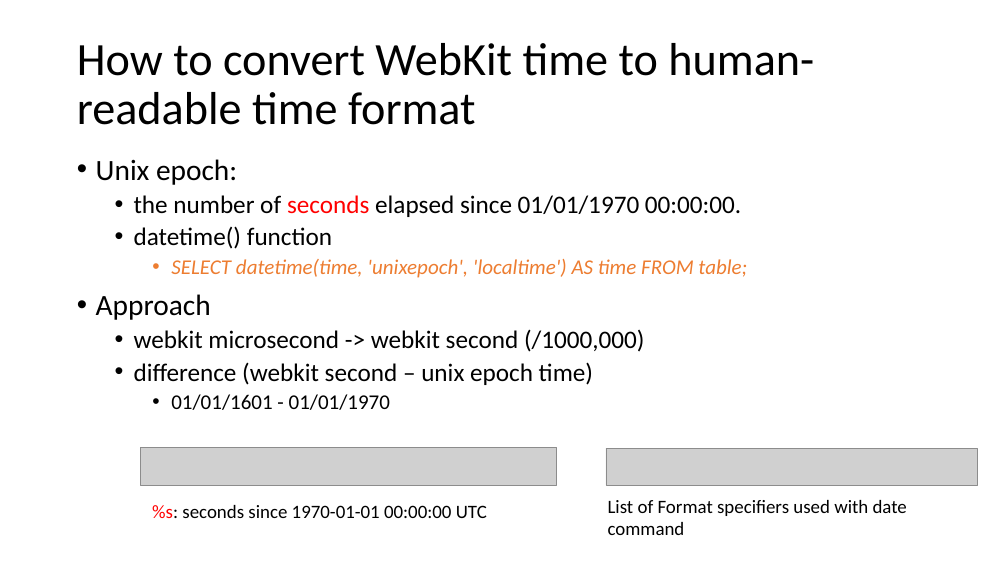
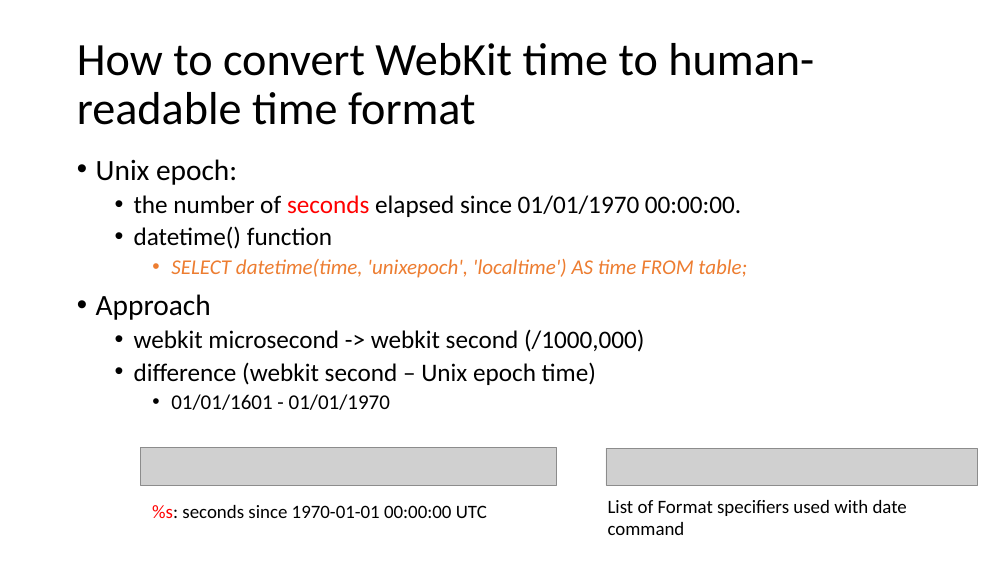
Before and after one commit to frankwxu/digital-forensics-lab, a slide deck: slide 34 of NIST_Data_Leakage_Case/NIST_Data_Leakage_03_WebHistory_SQL.pptx (slide 32 before the commit). Drawn at 1008x567 pixels with LibreOffice and Linux fonts; fonts in the diff are those of the drawing; grey boxes stand for pictures; background and template pictures are left out. Boxes give left, top, right and bottom in pixels: in the first picture for what was removed or moved away, otherwise in the second. Text is boxed around its words. In the diff, an @@ line names an element or a change of style, - is before the commit and + after.

```diff
--- a/NIST_Data_Leakage_Case/NIST_Data_Leakage_03_WebHistory_SQL.pptx
+++ b/NIST_Data_Leakage_Case/NIST_Data_Leakage_03_WebHistory_SQL.pptx
@@ text at (134,362,596,385): text changed @@
-  • difference (webkit second – unix epoch time)
+  • difference (webkit second – Unix epoch time)
```
Also in this commit, not shown: 2 slides added.
